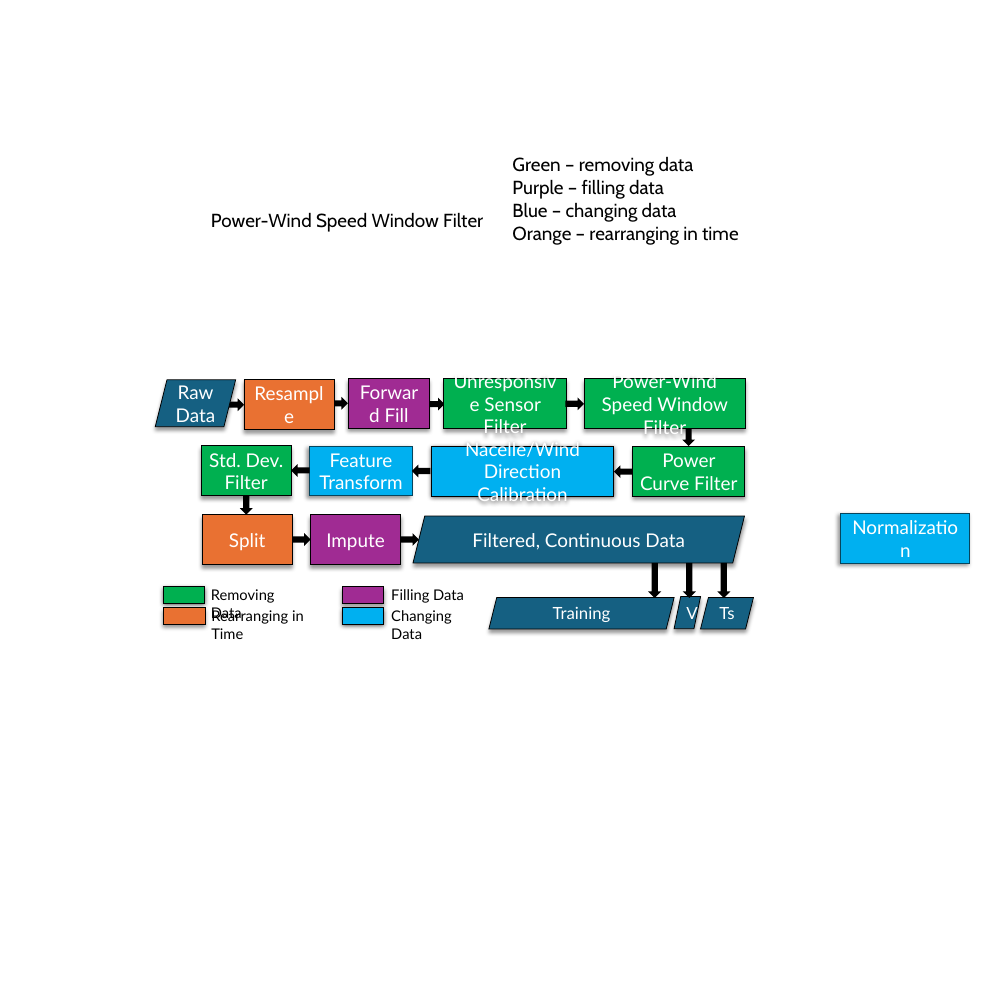
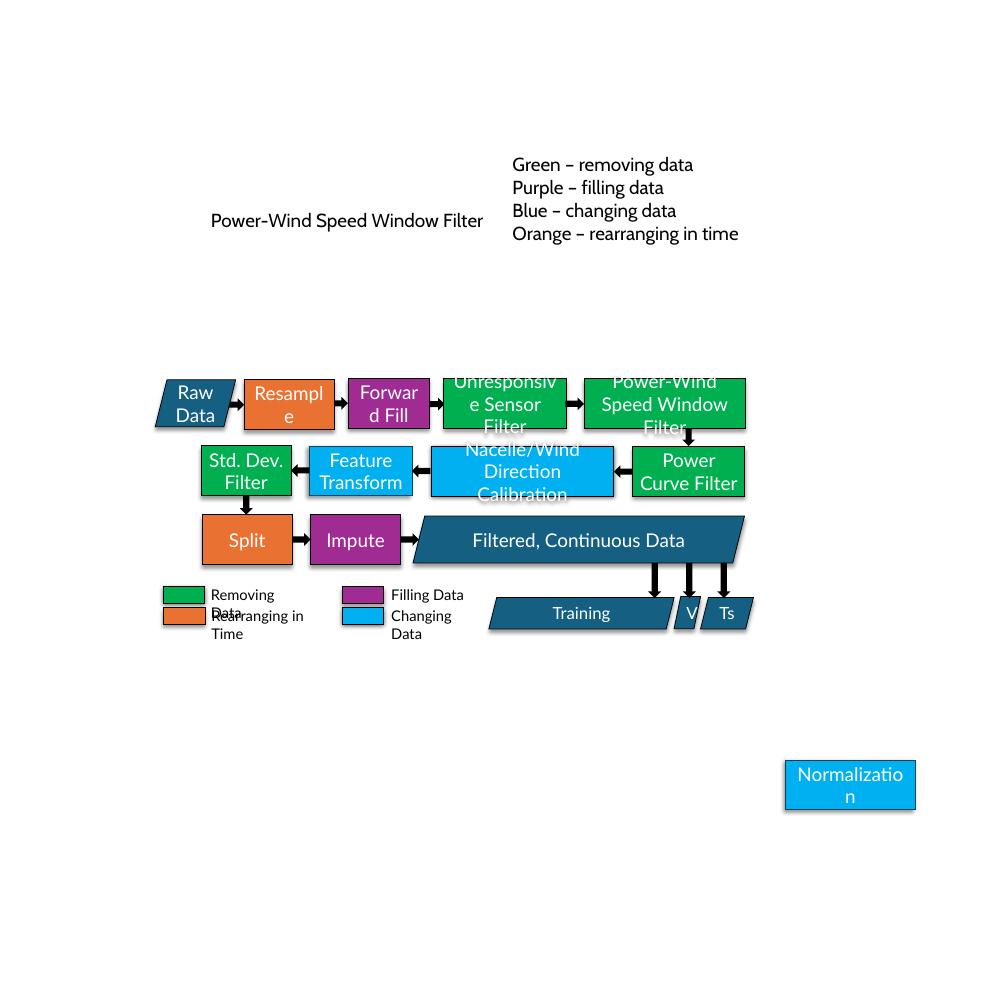
Before and after one commit to achenry/wind-forecasting, a slide deck: slide 3 of examples/figures/wind_forecasting_figs [Autosaved].pptx (slide 2 before the commit). Drawn at 1008x1008 pixels with LibreOffice and Linux fonts; fonts in the diff are those of the drawing. Boxes give left, top, right and bottom in pixels: in the first picture for what was removed or moved away, otherwise in the second. Text is boxed around its words. In the diff, an @@ line names an element or a change of style, - is before the commit and + after.

```diff
--- a/examples/figures/wind_forecasting_figs [Autosaved].pptx
+++ b/examples/figures/wind_forecasting_figs [Autosaved].pptx
@@ rectangle "Normalization": place and size @@
-rectangle "Normalization" at bbox=[841, 513, 970, 563]
+rectangle "Normalization" at bbox=[786, 760, 916, 810]
```
Also in this commit, not shown: 1 slide added, 3 other files.
